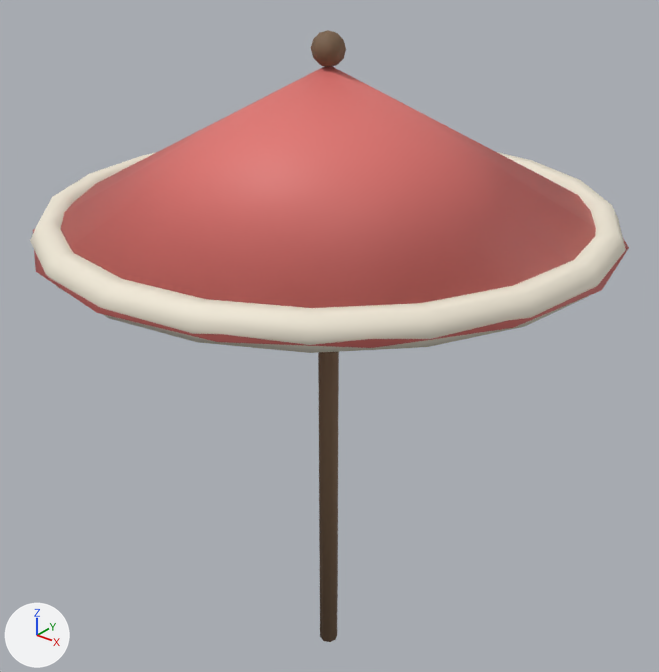
What one commit did to the glTF model frontend/public/models/xy_town_parasol.glb.
One viewpoint serves both versions: a 50 mm camera at (1.99, -2.48, 3.07) aimed at (-0.05, 0.06, 1.49). The axes (+X, +Y, +Z) are drawn at lower left. The lights are the same throughout. The picture after the commit comes second.

In view in the first picture: 'xy_town_parasol'.
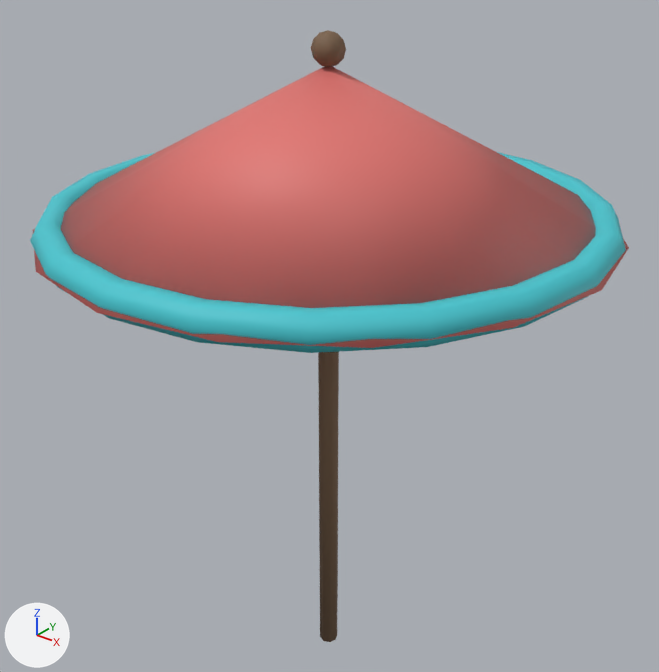
Boxes [x1, y1, x2, y2] around the edits, measured in the pictures (659 x 672 px):
'xy_town_parasol', recoloured (darker): [30, 151, 629, 355] in both

Patch to the scene script:
```diff
--- a/frontend/public/models/xy_town_parasol.glb.py
+++ b/frontend/public/models/xy_town_parasol.glb.py
@@ mat_parasol_canopy2 @@
 mat_parasol_canopy2 = principled_material('Parasol_Canopy2')
-mat_parasol_canopy2.base_color = (0.888, 0.823, 0.687)  # pale yellow #f2ead8
+mat_parasol_canopy2.base_color = (0.0595, 0.571, 0.638)  # cyan #45c7d1
 mat_parasol_canopy2.roughness = 0.6
```
